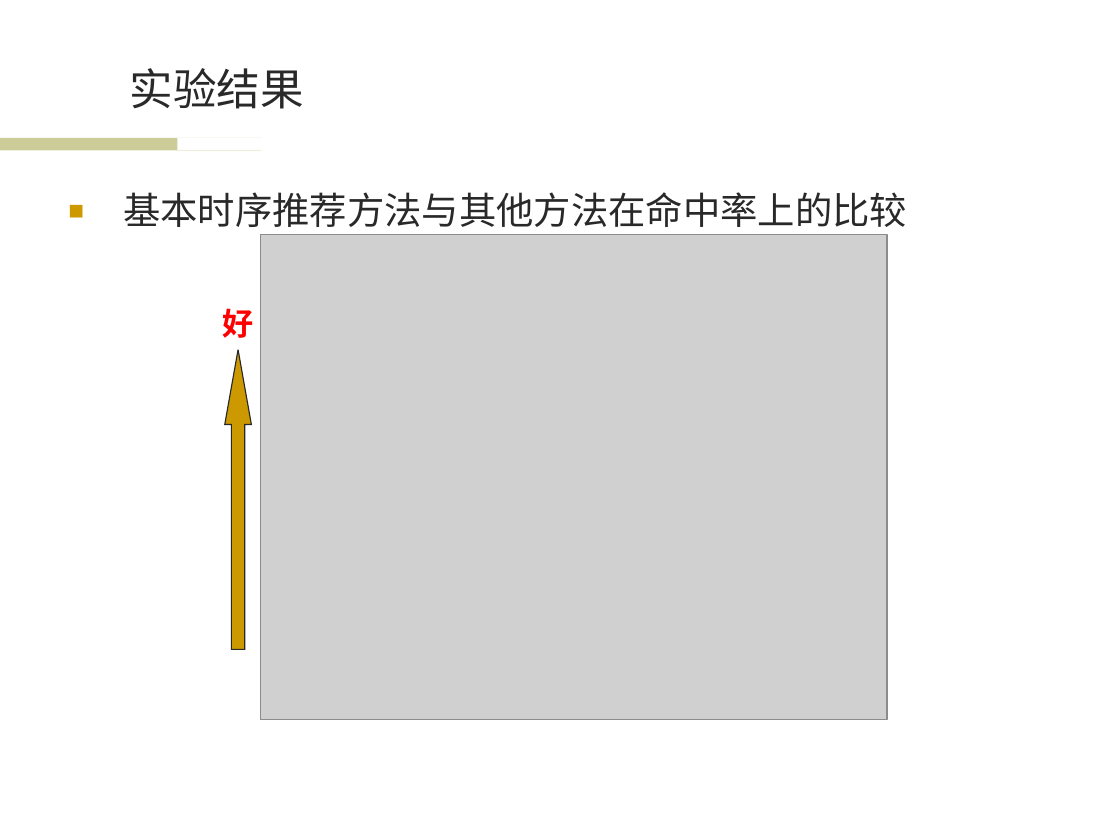
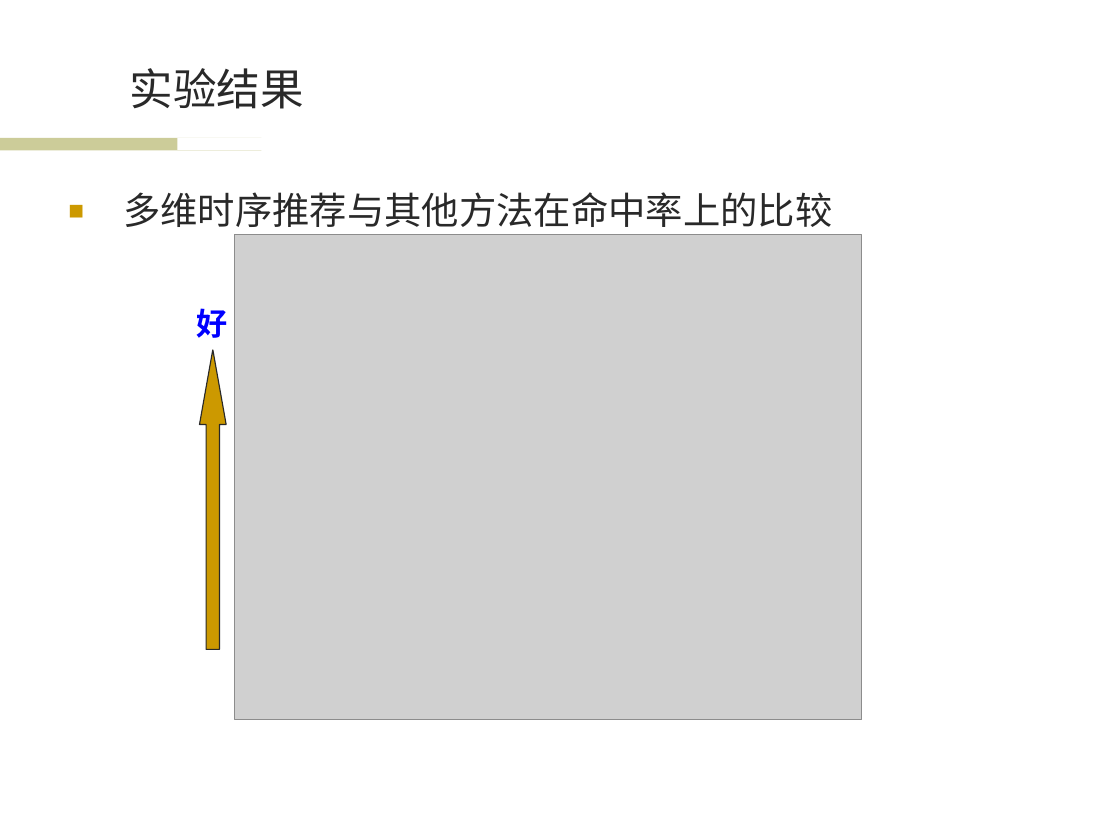
Before and after one commit to wwssttt/NJUThesis, a slide deck: slide 14 of ppt/一种基于时间序列分析的个性化音乐推荐系统及其实现.ppt. Drawn at 1120x840 pixels with LibreOffice and Linux fonts; fonts in the diff are those of the drawing; grey boxes stand for pictures; background and template pictures are left out. Boxes give left, top, right and bottom in pixels: in the first picture for what was removed or moved away, otherwise in the second. Text is boxed around its words. In the diff, an @@ line names an element or a change of style, - is before the commit and + after.

```diff
--- a/ppt/一种基于时间序列分析的个性化音乐推荐系统及其实现.ppt
+++ b/ppt/一种基于时间序列分析的个性化音乐推荐系统及其实现.ppt
@@ text at bbox=[123, 192, 832, 235]: text changed @@
-■ 基本时序推荐方法与其他方法在命中率上的比较
+■ 多维时序推荐与其他方法在命中率上的比较
@@ text "好" at bbox=[196, 308, 227, 338]: text colour #FF0000 to #0000FF @@
@@ 1 picture, 1 text, 1 up arrow: place and size @@
-1 picture, 1 text, 1 up arrow at bbox=[223, 235, 887, 720]
+1 picture, 1 text, 1 up arrow at bbox=[196, 235, 862, 720]
@@ up arrow at bbox=[199, 349, 226, 650]: proportions changed @@
```
Also in this commit, not shown: 11 other slides changed, 1 slide added.
